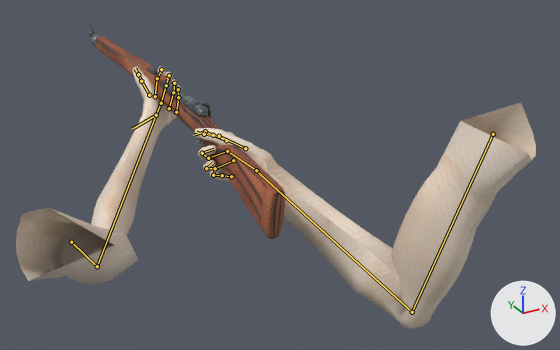
Before and after pictures for a commit that changed the Blender file src/behavior/player/weapons/guns/empire/longarms/Kar98a/kar98inhand.blend.
Both versions are drawn from a 50 mm camera at (-0.586, -1.059, 0.472) aimed at (0.17, 0.316, -0.215). Lighting does not change. The marker at lower right points along +X, +Y and +Z. The older version comes first. Both versions are drawn at frame 18 of the action 'Run'; the numbers are the values there. The bones that change, and the others that lie on the model, are drawn over the model as lines.

The first picture shows 'MainBody', 'RetopoHand' and 6 more.
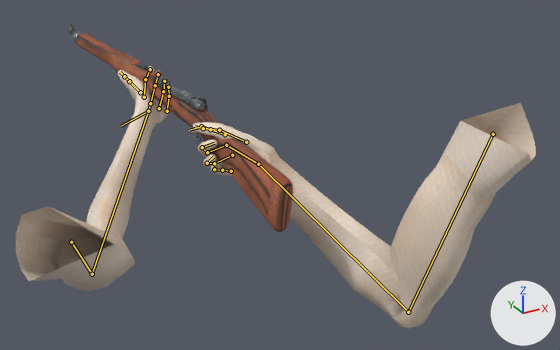
ob_empty is not drawn itself; it is the parent of ob_triggerguard, ob_trigger, ob_rearsight, ob_muzzle, ob_mainbody, ob_frontsight, ob_boltstayrear, ob_boltstayfront.

Changed parts and their boxes (x1, y1, x2, y2) in the pictures (560 x 350 px):
'RetopoHand', posed: before (16, 66, 536, 329); after (16, 66, 536, 328)
'MainBody', posed (14% wider): before (95, 37, 285, 239); after (77, 33, 293, 232)
'BoltPart', posed (13% wider): before (170, 87, 207, 117); after (163, 82, 205, 111)
'BoltStayFront', posed (6% taller): before (160, 80, 179, 95); after (152, 75, 172, 91)
'BoltStayRear', posed (6% taller): before (183, 96, 202, 111); after (178, 90, 198, 106)
'BoltBall', posed: before (200, 102, 215, 122); after (196, 96, 211, 114)
'Muzzle', posed (8% taller): before (91, 35, 102, 46); after (72, 31, 83, 43)
'RearSight', posed: before (147, 68, 158, 75); after (136, 64, 148, 70)
'FrontSight', posed (8% taller): before (88, 27, 96, 38); after (68, 24, 76, 36)
'TriggerGuard', posed: before (194, 137, 204, 147); after (190, 126, 202, 142)
'Barrel', posed: before (88, 31, 96, 37); after (67, 28, 77, 35)
'Trigger', posed (not visible before): after (196, 132, 199, 139)
bone 'Hand.L', root to tip: before (156, 115) to (161, 103); after (148, 111) to (150, 103)
bone 'Thumb.L', root to tip: before (149, 95) to (141, 81); after (140, 92) to (129, 81)
bone 'Hand.R', root to tip: before (256, 170) to (227, 151); after (258, 164) to (226, 145)

What the commit changed:
Bone 'HandIK.L' (bone_handik_l) turns from (1, 5, 133) to (9, -1, 139) degrees about its own x, y and z.
Bone 'Hand.L' (bone_hand_l) turns from (-2, 0, -2) to (-2, 5, 4) degrees about its own x, y and z.
Bone 'Thumb.L' (bone_thumb_l) turns from (2, 21, 4) to (5, 17, 3) degrees about its own x, y and z.
Bone 'HandIK.R' (bone_handik_r) moves from (-0.314, -0.098, 0.096) to (-0.318, -0.08, 0.106).
Bone 'Hand.R' (bone_hand_r) turns from (-4, 12, -13) to (-7, 12, -13) degrees about its own x, y and z.
